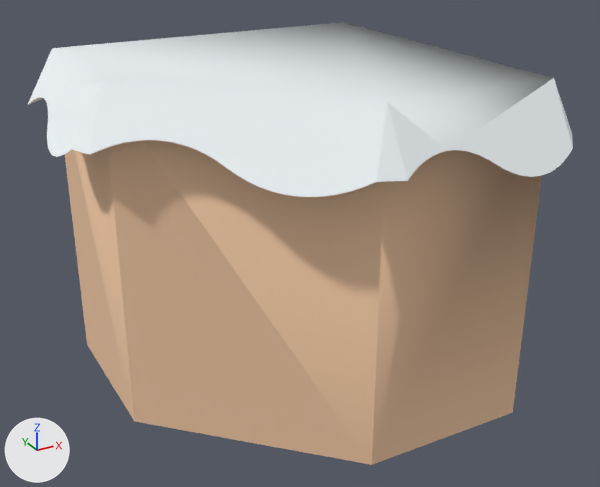
The OBJ model Assets/LevelAssets/Models/OBJ format/blockSnowCornerSmall.obj as it was, and as the next commit left it.
One viewpoint serves both versions: a camera (50 mm lens) standing at (-1.051, -2.007, 1.455) and looking at (0.034, -0.034, 0.469). The lights are fixed; the arrows at lower left show +X, +Y and +Z. Where no turn or scale is listed for an object, it has been applied to the vertices.

Script lines for the objects in view, before the commit:
```python
mat_dirt = principled_material('dirt')
mat_dirt.base_color = (0.878, 0.576, 0.373)  # beige #f1c8a4
mat_dirt.roughness = 1.0
mat_snow = principled_material('snow')
mat_snow.base_color = (0.92, 0.979, 1.0)  # white #f6fdff
mat_snow.roughness = 1.0
me_blocksnowcornersmall = bpy.data.meshes.new('blockSnowCornerSmall')
me_blocksnowcornersmall.from_pydata(...)  # 131 vertices, 142 faces; spans x -0.617..0.617, y -0.617..0.617, z 0.0..1.0
# faces by material slot: [13, 129]
me_blocksnowcornersmall.materials.append(mat_dirt)  # beige #f1c8a4
me_blocksnowcornersmall.materials.append(mat_snow)  # white #f6fdff
ob_blocksnowcornersmall = bpy.data.objects.new('blockSnowCornerSmall', me_blocksnowcornersmall)
ob_blocksnowcornersmall.location = (0.0, 0.0, 0.0)
```
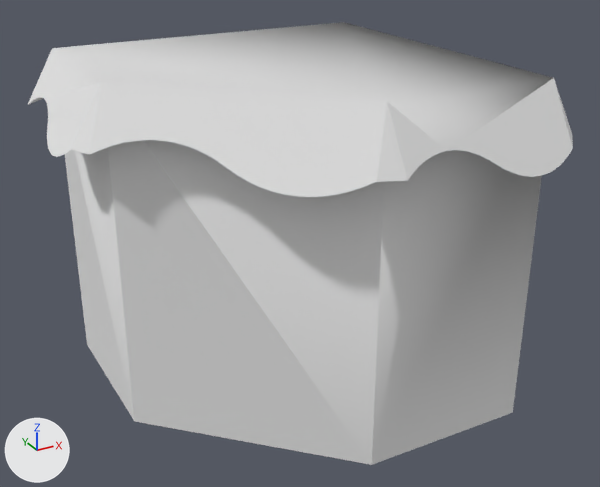
What differs and where, as boxes [x1, y1, x2, y2] in the pictures (600 x 487 px):
'blockSnowCornerSmall', recoloured: [28, 23, 573, 465] in both

The change in detail:
Material 'dirt' (mat_dirt) changes colour from beige #f1c8a4 to white #e7e7e7; in linear values from (0.878, 0.576, 0.373) to (0.8, 0.8, 0.8).
Material 'snow' (mat_snow) changes colour from white #f6fdff to white #e7e7e7; in linear values from (0.92, 0.979, 1.0) to (0.8, 0.8, 0.8).
